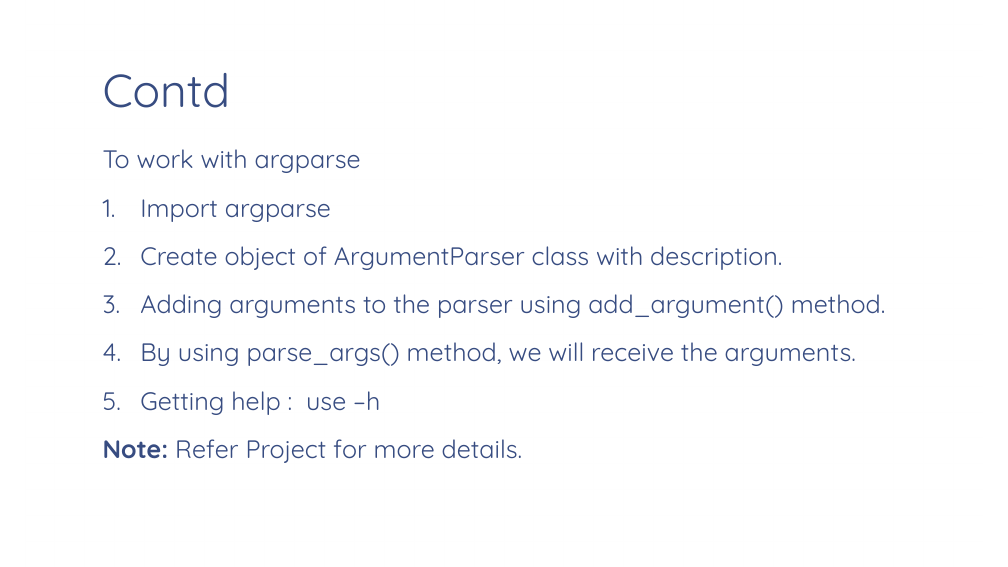
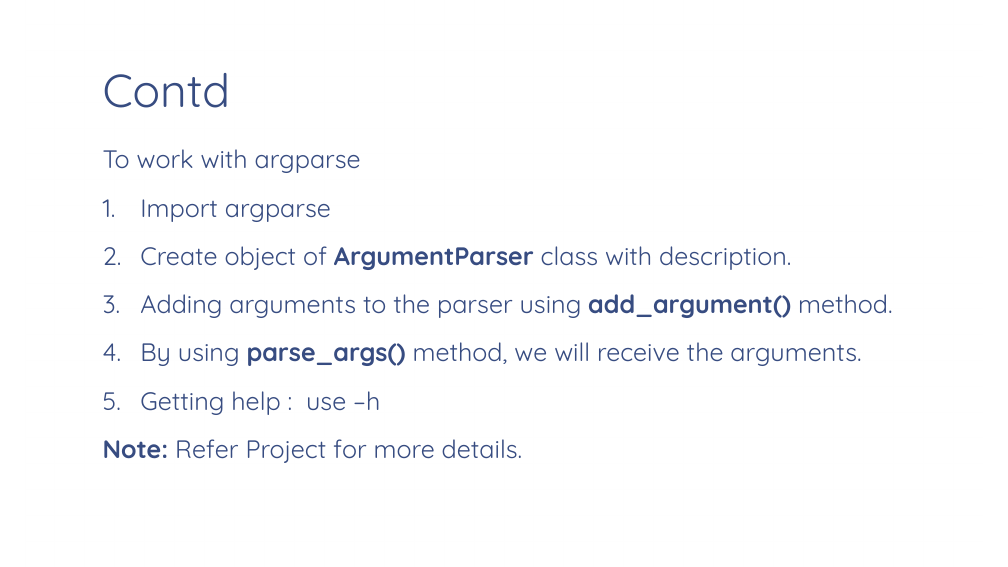
Before and after one commit to vaishnavi-consultants/Computer-Science, a slide deck: slide 25 of Python/Session2/PPT/Python_Fundamentals(Notes).pptx. Drawn at 1008x567 pixels with LibreOffice and Linux fonts; fonts in the diff are those of the drawing; background and template pictures are left out. Boxes give left, top, right and bottom in pixels: in the first picture for what was removed or moved away, otherwise in the second. Text is boxed around its words. In the diff, an @@ line names an element or a change of style, - is before the commit and + after.

```diff
--- a/Python/Session2/PPT/Python_Fundamentals(Notes).pptx
+++ b/Python/Session2/PPT/Python_Fundamentals(Notes).pptx
@@ text at [140, 246, 893, 366]: bold on in "ArgumentParser", "add_argument()", "parse_args()" @@
```
Also in this commit, not shown: 4 other slides changed, 5 slides added.
